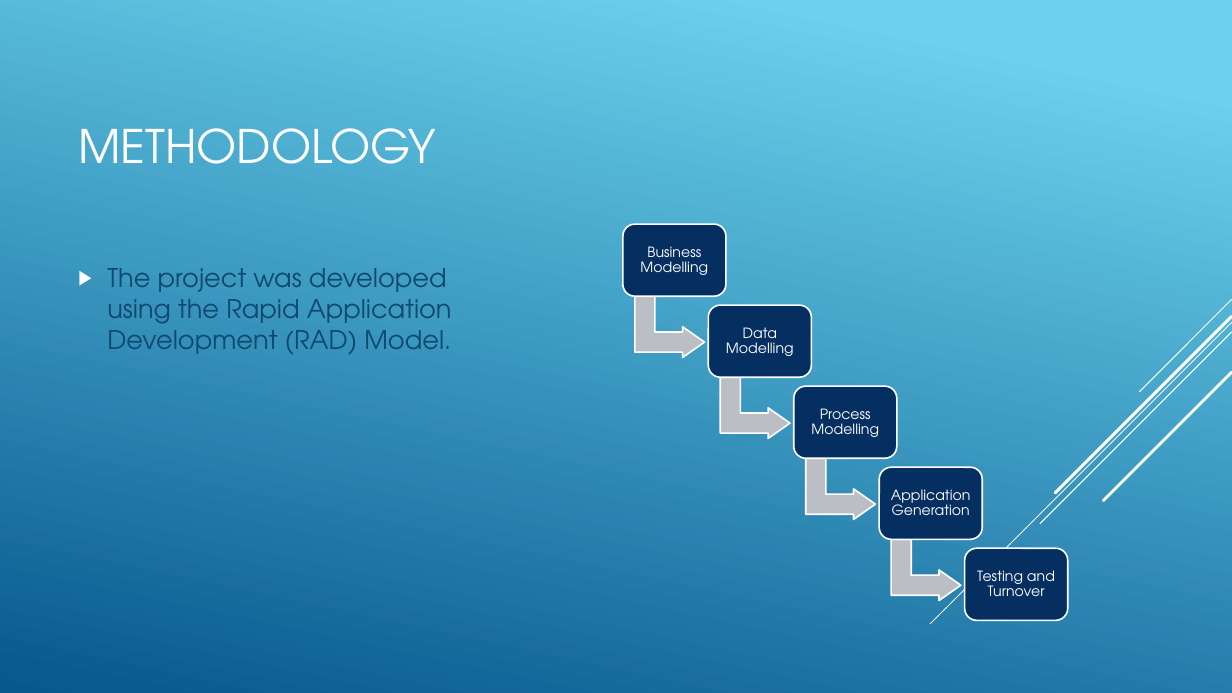
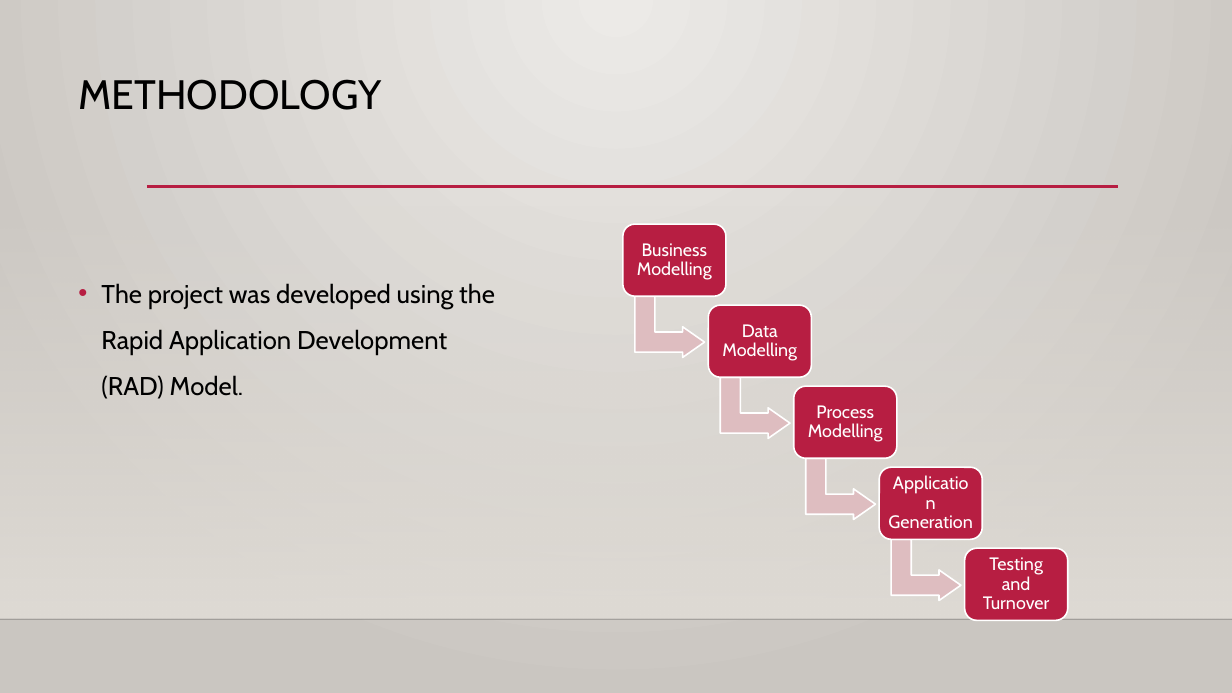
Before and after one commit to AmaniUsagi/Learners-Forum, a slide deck: slide 5 of Learner’s forum.pptx. Drawn at 1232x693 pixels with LibreOffice and Linux fonts; fonts in the diff are those of the drawing; background and template pictures are left out. Boxes give left, top, right and bottom in pixels: in the first picture for what was removed or moved away, otherwise in the second. Text is boxed around its words. In the diff, an @@ line names an element or a change of style, - is before the commit and + after.

```diff
--- a/Learner’s forum.pptx
+++ b/Learner’s forum.pptx
@@ background gradient #6ED2EB to #06588E to gradient #ECEAE7 to #CAC7C1 @@
@@ title "METHODOLOGY" at (78, 79, 382, 110): size 36 to 32 pt, font TeX Gyre Adventor to Cabin, text colour #FFFFFF to #000000; line spacing 1 to 0.9; vertical alignment middle to top @@
@@ rectangle added at (0, 204, 1232, 619), fill gradient #DFDBD5 @@
@@ line added from (147, 187) to (1118, 187), #B71E42 2.5 pt @@
@@ text "The project was developed using ..." at (101, 283, 495, 399): font TeX Gyre Adventor to Cabin, text colour #0F496F to #000000; bullet ▶ to •; line spacing 1 to 1.5; bullet colour #FFFFFF to #B71E42 @@
@@ group removed at (931, 299, 1232, 624): 5 lines @@
@@ fill #BDBEC5 to #DFBDC0 in 4 elements at (635, 296, 705, 357), (720, 378, 790, 439), (806, 458, 876, 519), (891, 539, 961, 600) @@
@@ fill #052F61 to #B71E42 in 5 elements at (623, 225, 726, 297), (709, 305, 812, 377), (794, 386, 897, 458), (880, 468, 983, 540), (965, 548, 1068, 620) @@
@@ size 11 to 14 pt, font TeX Gyre Adventor to Cabin; more space between paragraphs in 5 elements at (637, 243, 712, 280), (722, 324, 797, 361), (808, 405, 883, 442), (888, 515, 972, 529), (983, 557, 1050, 609) @@
@@ line added from (0, 619) to (1232, 619), #000001 1 pt @@
```
Also in this commit, not shown: 5 other slides changed.
